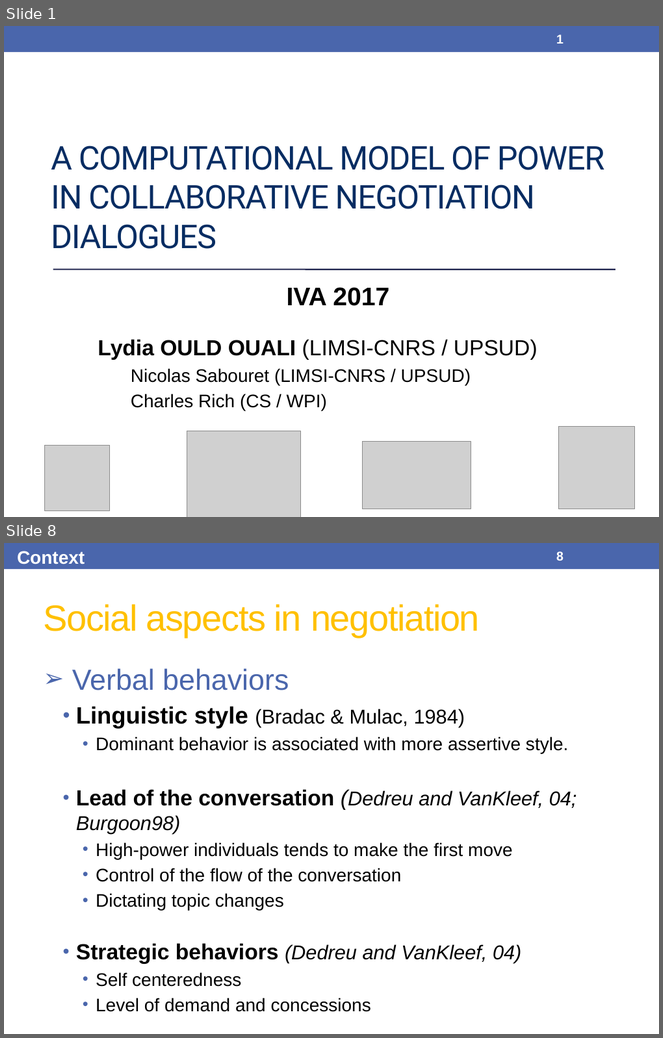
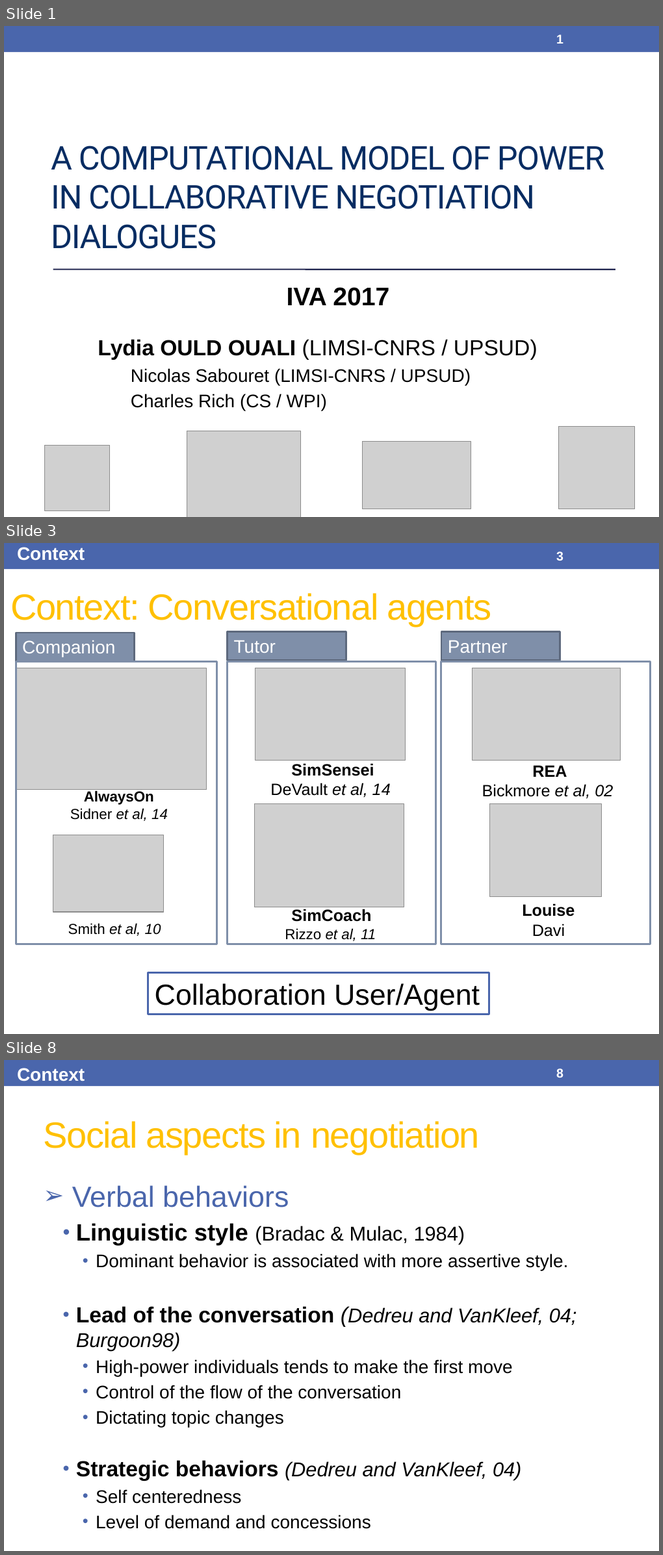
Before and after one commit to Olydia/Discolog, a slide deck: papers/Presentations/IVA17/IVA17.pptx. Shown one above the other, each under a label of ours: slides 1 and 8 before the commit, slides 1, 3 and 8 after it; the slides between them are not shown. The pictures are 663x1038 and 663x1555 pixels, drawn with LibreOffice and Linux fonts; fonts in the diff are those of the drawing; grey boxes stand for pictures. Boxes give left, top, right and bottom in pixels: in the first picture for what was removed or moved away, otherwise in the second. Text is boxed around its words. In the diff, an @@ line names an element or a change of style, - is before the commit and + after.

```diff
--- a/papers/Presentations/IVA17/IVA17.pptx
+++ b/papers/Presentations/IVA17/IVA17.pptx
@@ slide 3 added at (4, 543, 659, 1034), background #FFFFFF; not listed: 1 template element that a slide beside it also shows @@
@@ text added at (17, 547, 85, 561), 20 pt, text #FFFFFF, bold @@
+Context
@@ page number added at (556, 551, 564, 561), 14 pt, text #FFFFFF, bold @@
+3
@@ title added at (10, 593, 492, 626), 40 pt, text #FFC000 @@
+Context: Conversational agents
@@ rectangle added at (16, 633, 135, 661), fill #7F8FA9, outline #5E6A7D 2.08 pt, 20 pt, text #FFFFFF @@
+Companion
@@ rectangle added at (228, 631, 346, 660), fill #7F8FA9, outline #5E6A7D 2.08 pt, 20 pt, text #FFFFFF @@
+Tutor
@@ rectangle added at (441, 631, 560, 660), fill #7F8FA9, outline #5E6A7D 2.08 pt, 20 pt, text #FFFFFF @@
+Partner
@@ picture added at (16, 668, 206, 789) @@
@@ rectangle added at (16, 661, 217, 945), outline #7F8FA9 2.08 pt @@
@@ rectangle added at (228, 661, 436, 945), outline #7F8FA9 2.08 pt @@
@@ picture added at (255, 668, 405, 761) @@
@@ rectangle added at (441, 661, 651, 945), outline #7F8FA9 2.08 pt @@
@@ picture added at (473, 668, 621, 761) @@
@@ text added at (270, 763, 391, 798), 18 pt, text #000000 @@
+SimSensei
+DeVault et al, 14
@@ text added at (482, 765, 613, 799), 18 pt, text #000000 @@
+REA
+Bickmore et al, 02
@@ text added at (70, 791, 168, 821), 16 pt, text #000000 @@
+AlwaysOn
+Sidner et al, 14
@@ picture added at (254, 804, 404, 908) @@
@@ picture added at (490, 804, 601, 897) @@
@@ picture added at (53, 835, 164, 913) @@
@@ text added at (285, 909, 376, 941), 16 pt, text #000000 @@
+SimCoach
+Rizzo et al, 11
@@ text added at (522, 904, 575, 937), 18 pt, text #000000, bold @@
+Louise
+Davi
@@ text added at (68, 923, 161, 936), 16 pt, text #000000, italic @@
+Smith et al, 10
@@ rectangle added at (148, 973, 490, 1015), outline #4A66AC 2.25 pt, 32 pt, text #000000 @@
+Collaboration User/Agent
```
Also in this commit, not shown: 22 slides changed, 4 other slides added, 7 slides removed, 5 other files.
